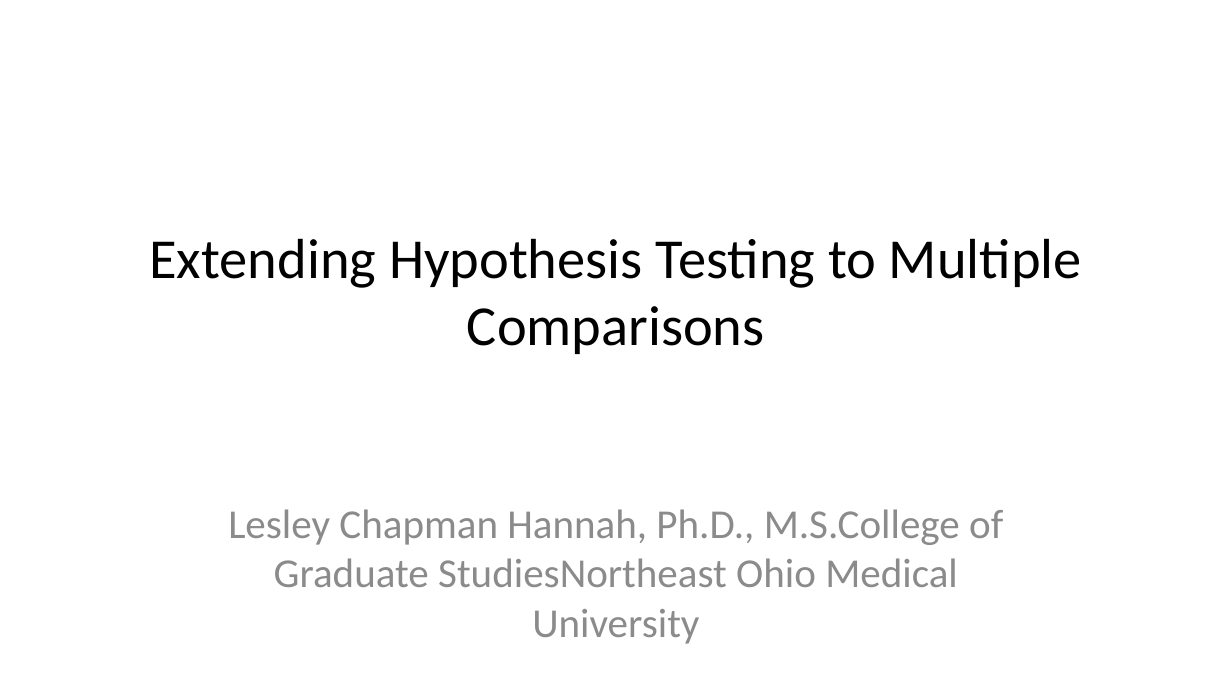
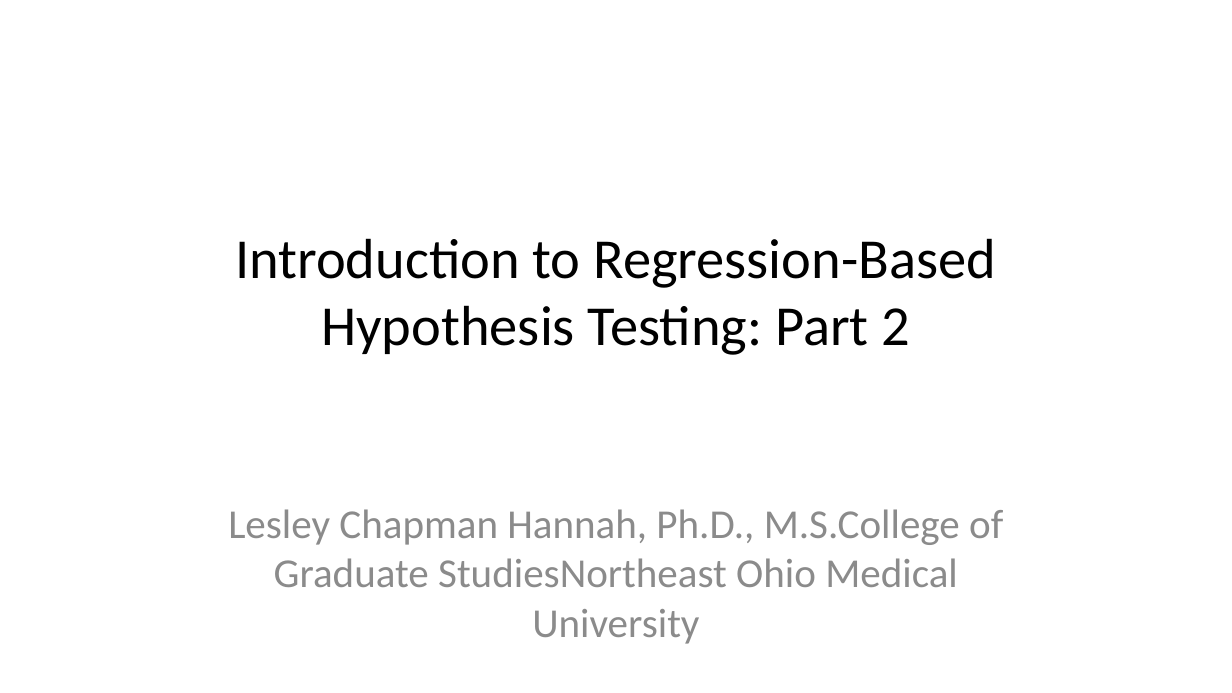
Before and after one commit to lesleymaraina/stats_I_mod_4b_sm2, a slide deck: slide 1 of test_2_082025_pptx.pptx. Drawn at 1232x693 pixels with LibreOffice and Linux fonts; fonts in the diff are those of the drawing. Boxes give left, top, right and bottom in pixels: in the first picture for what was removed or moved away, otherwise in the second. Text is boxed around its words. In the diff, an @@ line names an element or a change of style, - is before the commit and + after.

Commit message:
Added lecture files

```diff
--- a/test_2_082025_pptx.pptx
+++ b/test_2_082025_pptx.pptx
@@ title at [235, 238, 995, 355]: text changed @@
-Extending Hypothesis Testing to Multiple Comparisons
+Introduction to Regression-Based Hypothesis Testing: Part 2
```
Also in this commit, not shown: 30 slides added, 24 slides removed, 4 other files.
